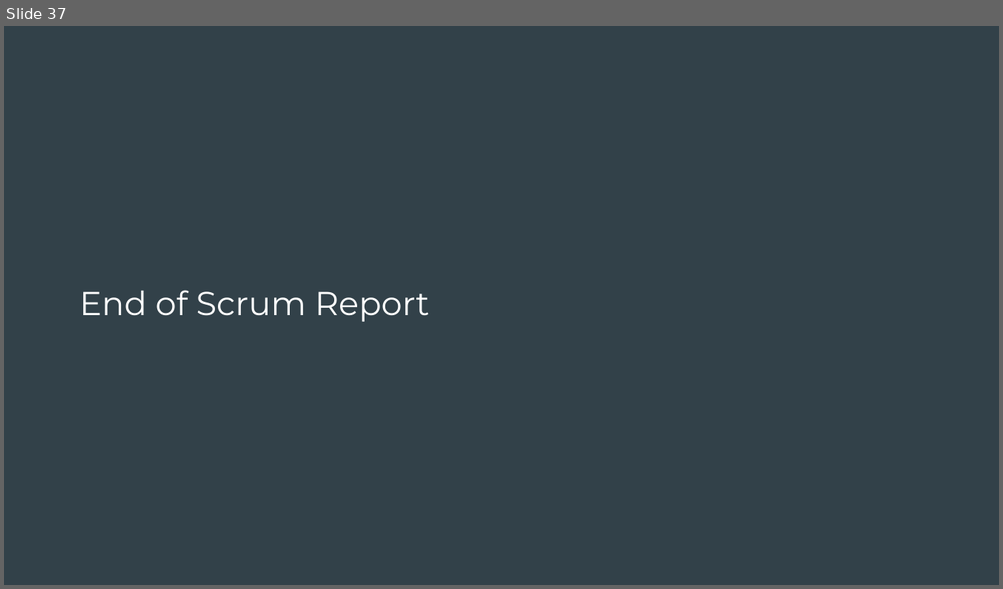
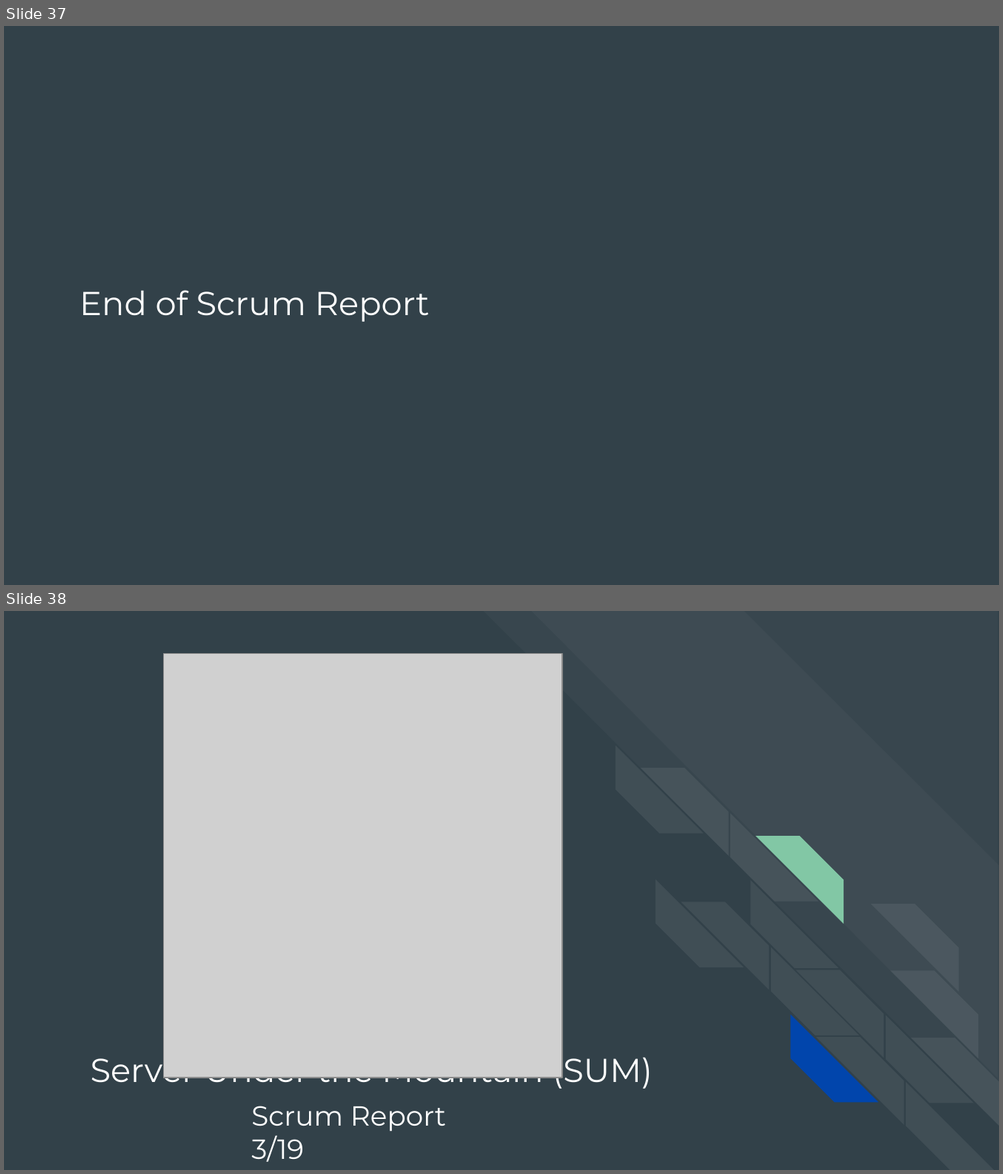
Before and after one commit to Incognoto/incognoto, a slide deck: SUM Presentations.pptx. Shown one above the other, each under a label of ours: slide 37 before the commit, slides 37 and 38 after it. The pictures are 1003x589 and 1003x1174 pixels, drawn with LibreOffice and Linux fonts; fonts in the diff are those of the drawing; grey boxes stand for pictures. Boxes give left, top, right and bottom in pixels: in the first picture for what was removed or moved away, otherwise in the second. Text is boxed around its words. In the diff, an @@ line names an element or a change of style, - is before the commit and + after.

```diff
--- a/SUM Presentations.pptx
+++ b/SUM Presentations.pptx
@@ slide 38 added at <box>4,611,999,1170</box>, background #324149 @@
@@ picture added at <box>164,654,563,1079</box> @@
@@ title added at <box>91,1051,652,1091</box>, 24 pt, text #FFFFFF @@
+Server Under the Mountain (SUM)
@@ group added at <box>484,611,999,1170</box>: 18 diag stripes @@
@@ title added at <box>251,1106,446,1162</box>, 20 pt, text #FFFFFF @@
+Scrum Report 3/19
```
Also in this commit, not shown: 6 other slides added.
